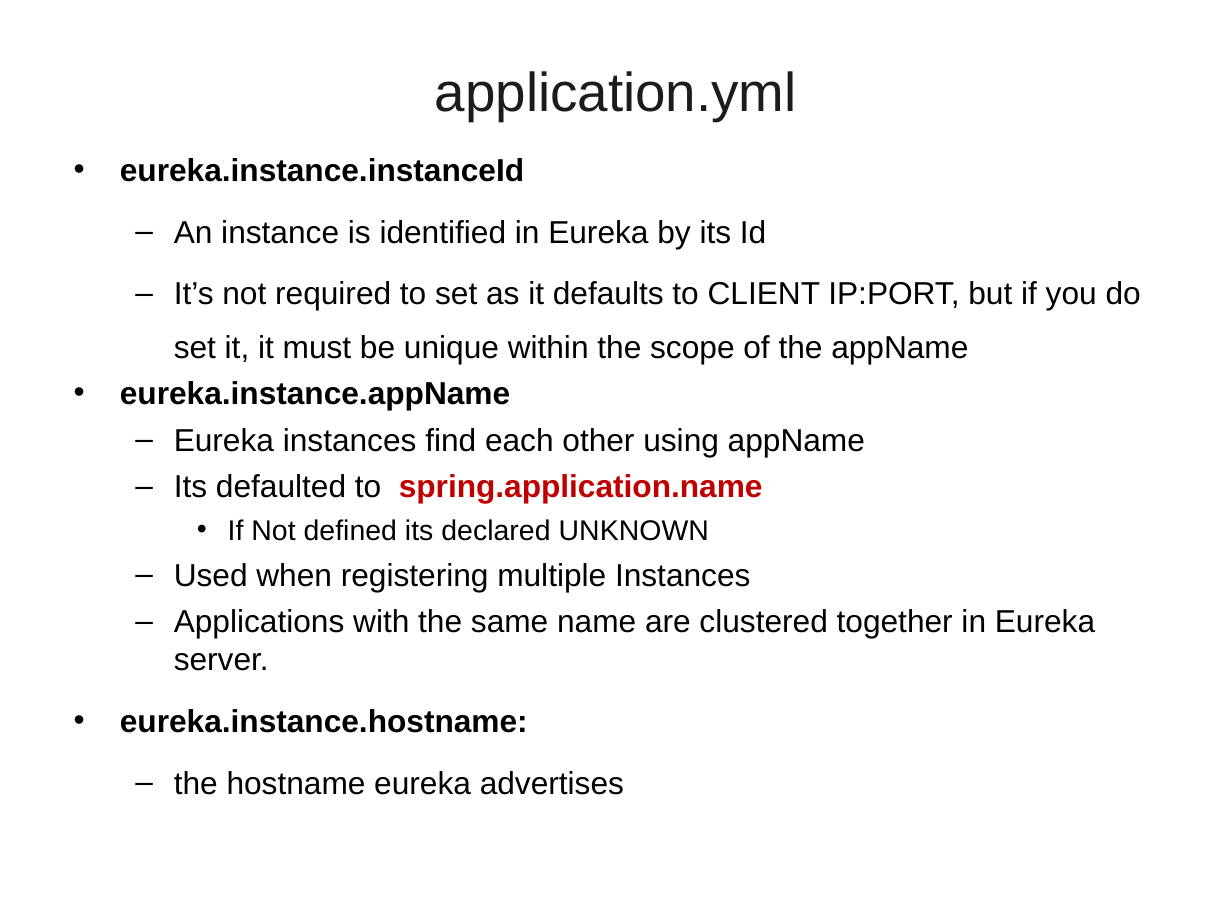
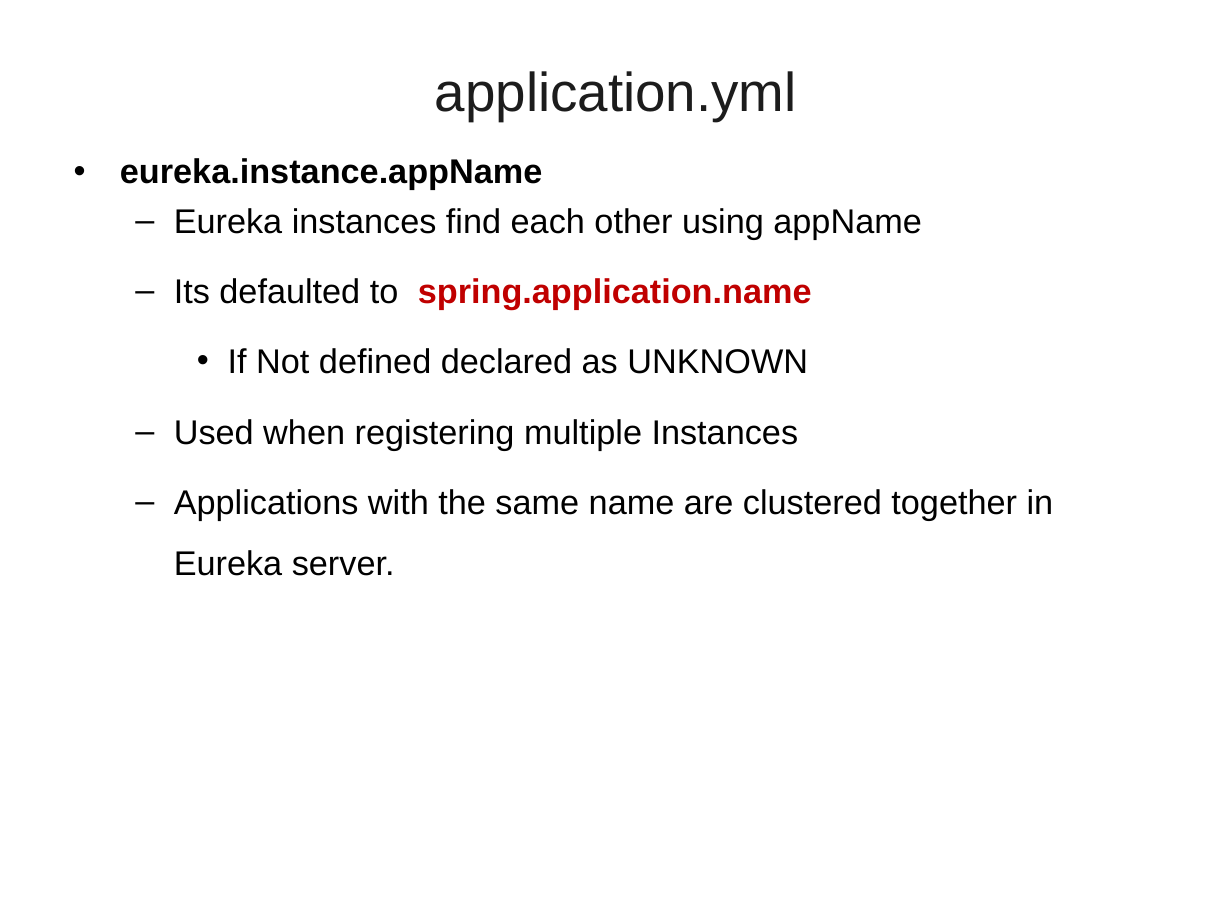
Before and after one commit to vatsank/spring_presentations, a slide deck: slide 61 of SpringMicroService_Module1_Ver01.ppt (slide 60 before the commit). Drawn at 1232x924 pixels with LibreOffice and Linux fonts; fonts in the diff are those of the drawing; background and template pictures are left out. Boxes give left, top, right and bottom in pixels: in the first picture for what was removed or moved away, otherwise in the second. Text is boxed around its words. In the diff, an @@ line names an element or a change of style, - is before the commit and + after.

```diff
--- a/SpringMicroService_Module1_Ver01.ppt
+++ b/SpringMicroService_Module1_Ver01.ppt
@@ text at bbox=[120, 158, 1141, 363]: paragraphs removed @@
-• eureka.instance.instanceId
-  – An instance is identified in Eureka by its Id
-  – It’s not required to set as it defaults to CLIENT IP:PORT, but if you do set it, it must be unique within the scope of the appName
@@ text at bbox=[120, 158, 1054, 576]: size 18.5 to 20 pt in "eureka.instance.appName", "Eureka instances find each other using appName", "Its defaulted to spring.application.name", "Used when registering multiple Instances" and 1 more places; line spacing 1 to 1.5 @@
@@ text at bbox=[228, 348, 808, 374]: text changed; size 16.6 to 20 pt @@
-    • If Not defined its declared UNKNOWN
+    • If Not defined declared as UNKNOWN
@@ text at bbox=[120, 709, 624, 795]: paragraphs removed @@
-• eureka.instance.hostname:
-  – the hostname eureka advertises
```
Also in this commit, not shown: 5 other slides changed, 5 slides added, 2 slides removed, 2 other files.
